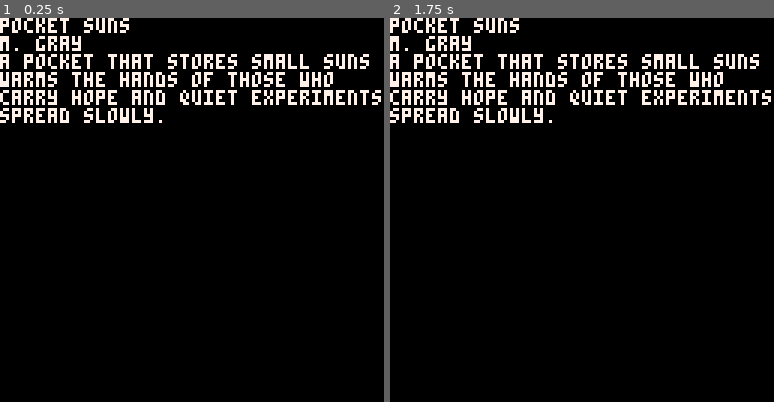
Above: before the commit, frames 1-2 (left to right).
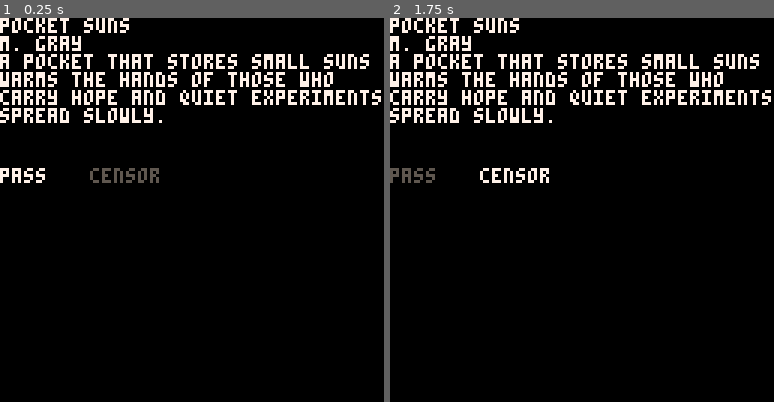
Above: after the commit, the same moments.

Repository: marco-vidali/dont_read_that_book
Game: PICO-8 cartridge dont_read_that_book.p8
Two runs of this game, one before a commit and one after it. Both use one fixed random seed, a clock stepped at 60 frames per second and the inputs below.
Inputs:
- Up to frame 1 (0.25 s): no input
- Up to frame 2 (1.75 s): hold Right from 1.6 s (still down)

The runs differ from the first frame. In frame 1, 0.6% of the frame differs, in the area x 0-42%, y 39-43%; in frame 2, 0.6%.

Commit message:
Add pass/censor choice

Diff:
--- a/scripts/show_book.lua
+++ b/scripts/show_book.lua
@@ -1,15 +1,30 @@
 function _init()
     book = rnd(books)
+    choice = 1
 end
 
 function _update()
+    if btnp(0) and choice > 1 then
+        choice -= 1
+    end
 
+    if btnp(1) and choice < 2 then
+        choice += 1
+    end
 end
 
 function _draw()
     cls()
 
-    print(book.title)
-    print(book.author)
+    print(book.title, 7)
+    print(book.author, 7)
     print_wrapped(book.synopsis, 0, 12, 7, 128)
+
+    if choice == 1 then
+        print("pass", 0, 50, 7)
+        print("censor", 30, 50, 5)
+    elseif choice == 2 then
+        print("pass", 0, 50, 5)
+        print("censor", 30, 50, 7)
+    end
 end
